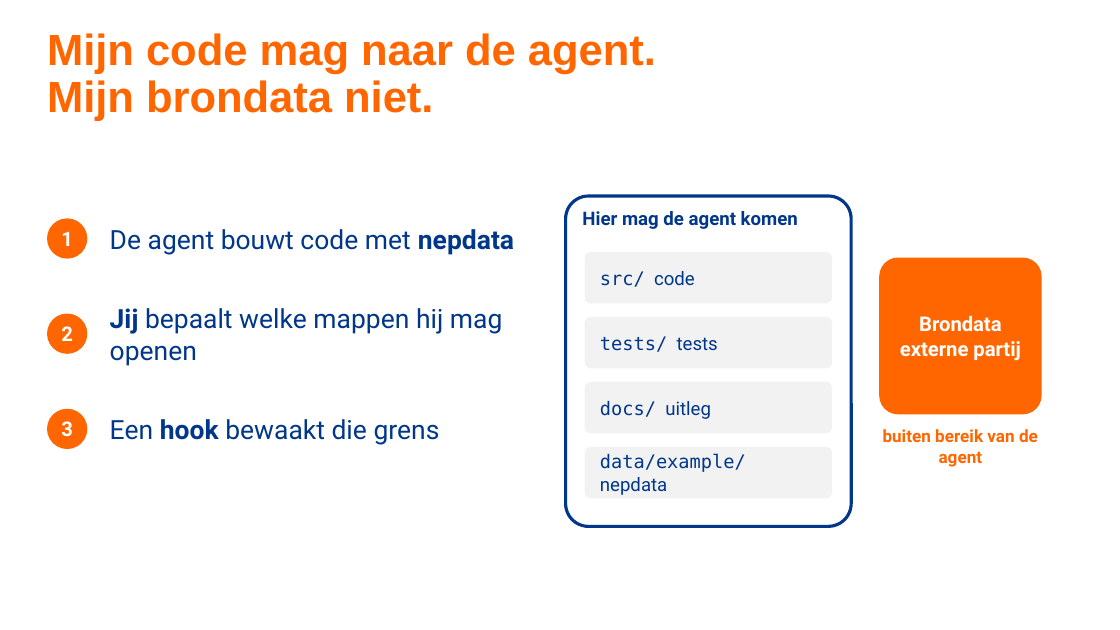
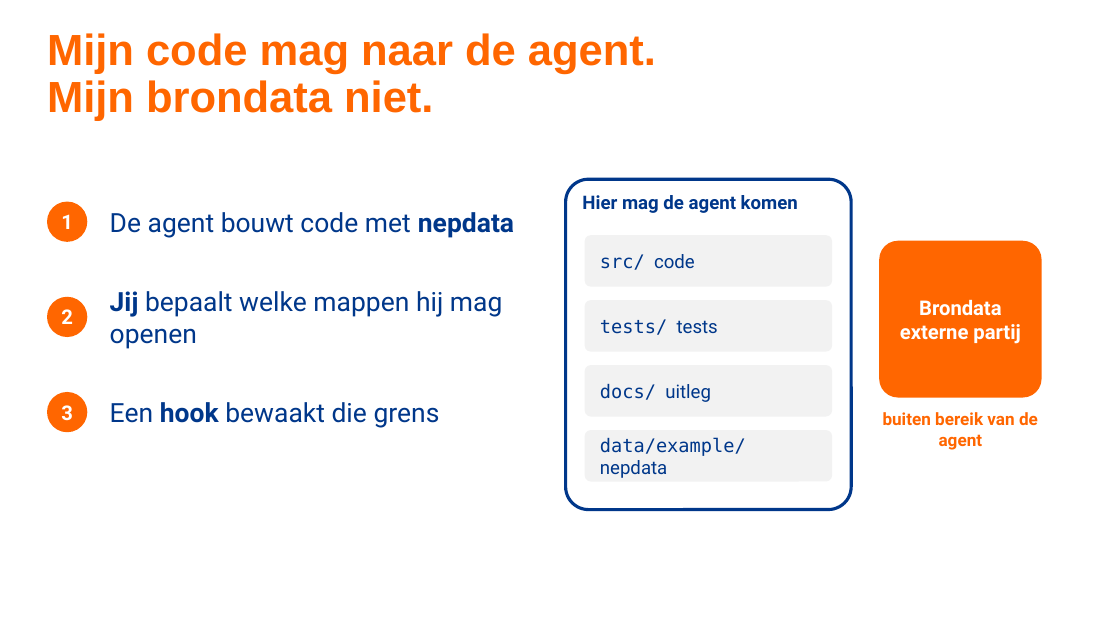
Before and after one commit to TeamNLSportScienceCentre/teamnl-agentic-engineering, a slide deck: slide 2 of naslagwerk/naslagwerk-agentic-engineering.pptx. Drawn at 1120x630 pixels with LibreOffice and Linux fonts; fonts in the diff are those of the drawing; background and template pictures are left out. Boxes give left, top, right and bottom in pixels: in the first picture for what was removed or moved away, otherwise in the second. Text is boxed around its words. In the diff, an @@ line names an element or a change of style, - is before the commit and + after.

```diff
--- a/naslagwerk/naslagwerk-agentic-engineering.pptx
+++ b/naslagwerk/naslagwerk-agentic-engineering.pptx
@@ 6 rounded rectangles, 5 texts, 3 ellipses: place and size @@
-6 rounded rectangles, 5 texts, 3 ellipses at [47, 196, 1042, 526]
+6 rounded rectangles, 5 texts, 3 ellipses at [47, 179, 1042, 510]
```
Also in this commit, not shown: 7 other slides changed, 4 other files.
